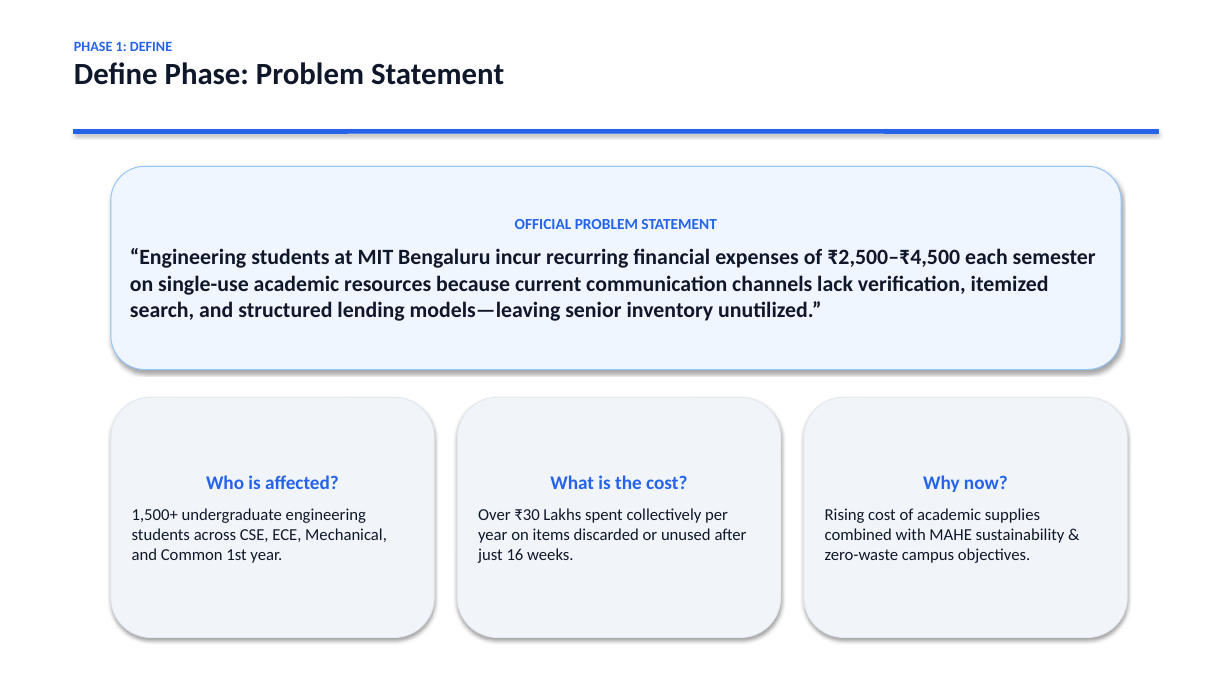
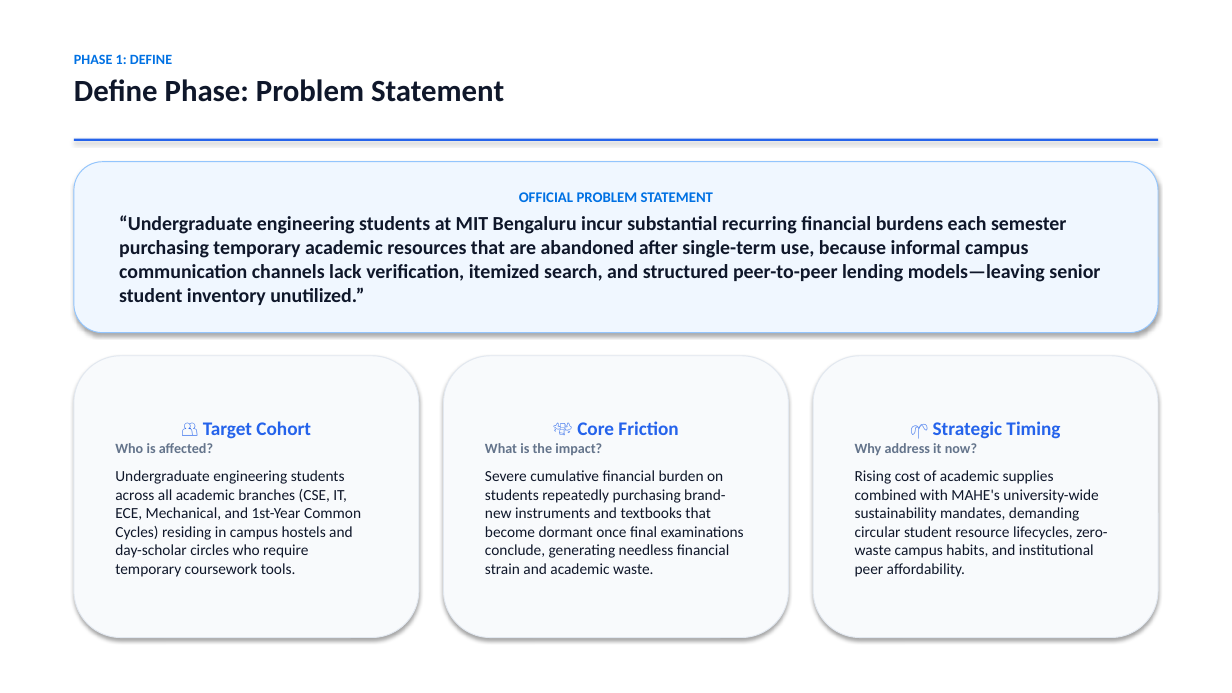
Before and after one commit to capsid85/CampusShare, a slide deck: slide 7 of Design Thinking_Presentation_Clean.pptx. Drawn at 1232x693 pixels with LibreOffice and Linux fonts; fonts in the diff are those of the drawing. Boxes give left, top, right and bottom in pixels: in the first picture for what was removed or moved away, otherwise in the second. Text is boxed around its words. In the diff, an @@ line names an element or a change of style, - is before the commit and + after.

Commit message:
refactor: optimize project structure and presentation script for 2-member team

```diff
--- a/Design Thinking_Presentation_Clean.pptx
+++ b/Design Thinking_Presentation_Clean.pptx
@@ text at [74, 54, 172, 64]: text colour #2563EB to #0071E3 in "PHASE 1: DEFINE"; more space between paragraphs @@
@@ text "PHASE 1: DEFINE": place and size @@
-text "PHASE 1: DEFINE" at [74, 41, 504, 85]
+text "PHASE 1: DEFINE" at [74, 54, 504, 102]
@@ rectangle: place and size @@
-rectangle at [74, 129, 1158, 133]
+rectangle at [74, 139, 1158, 141]
@@ rectangle at [74, 139, 1158, 141]: outline #2563EB 0.75 pt to none @@
@@ rounded rectangle "OFFICIAL PROBLEM STATEMENT": place and size @@
-rounded rectangle "OFFICIAL PROBLEM STATEMENT" at [111, 166, 1121, 370]
+rounded rectangle "OFFICIAL PROBLEM STATEMENT" at [74, 162, 1158, 333]
@@ rounded rectangle "OFFICIAL PROBLEM STATEMENT" at [74, 162, 1158, 333]: fill #EFF6FF to #F0F7FF @@
@@ text in rounded rectangle at [519, 192, 714, 202]: size 12 to 11.5 pt, text colour #2563EB to #0071E3 in "OFFICIAL PROBLEM STATEMENT"; more space between paragraphs @@
@@ text in rounded rectangle at [119, 215, 1100, 305]: text changed; size 17 to 15.5 pt @@
-“Engineering students at MIT Bengaluru incur recurring financial expenses of ₹2,500–₹4,500 each semester on single-use academic resources because current communication channels lack verification, itemized search, and structured lending models—leaving senior inventory unutilized.”
+“Undergraduate engineering students at MIT Bengaluru incur substantial recurring financial burdens each semester purchasing temporary academic resources that are abandoned after single-term use, because informal campus communication channels lack verification, itemized search, and structured peer-to-peer lending models—leaving senior student inventory unutilized.”
@@ rounded rectangle "👥 Target Cohort": place and size @@
-rounded rectangle "👥 Target Cohort" at [111, 397, 434, 638]
+rounded rectangle "👥 Target Cohort" at [74, 356, 419, 638]
@@ fill #F1F5F9 to #F8FAFC in 3 elements at [813, 356, 1158, 638], [74, 356, 419, 638], [444, 356, 788, 638] @@
@@ rounded rectangle "💸 Core Friction": place and size @@
-rounded rectangle "💸 Core Friction" at [457, 397, 781, 638]
+rounded rectangle "💸 Core Friction" at [444, 356, 788, 638]
@@ rounded rectangle "🌱 Strategic Timing": place and size @@
-rounded rectangle "🌱 Strategic Timing" at [804, 397, 1128, 638]
+rounded rectangle "🌱 Strategic Timing" at [813, 356, 1158, 638]
@@ text in rounded rectangle at [115, 443, 213, 453]: size 15 to 11 pt, text colour #2563EB to #64748B in "Who is affected?"; alignment centre to left; more space between paragraphs @@
@@ text in rounded rectangle at [203, 421, 311, 439]: paragraph added @@
+👥 Target Cohort
@@ text in rounded rectangle at [485, 421, 744, 574]: text changed; size 13 to 12 pt @@
-What is the cost?
-Over ₹30 Lakhs spent collectively per year on items discarded or unused after just 16 weeks.
+💸 Core Friction
+What is the impact?
+Severe cumulative financial burden on students repeatedly purchasing brand-new instruments and textbooks that become dormant once final examinations conclude, generating needless financial strain and academic waste.
@@ text in rounded rectangle at [855, 421, 1107, 577]: text changed; size 13 to 12 pt @@
-Why now?
-Rising cost of academic supplies combined with MAHE sustainability & zero-waste campus objectives.
+🌱 Strategic Timing
+Why address it now?
+Rising cost of academic supplies combined with MAHE's university-wide sustainability mandates, demanding circular student resource lifecycles, zero-waste campus habits, and institutional peer affordability.
@@ text in rounded rectangle at [115, 470, 361, 577]: text changed; size 13 to 12 pt @@
-1,500+ undergraduate engineering students across CSE, ECE, Mechanical, and Common 1st year.
+Undergraduate engineering students across all academic branches (CSE, IT, ECE, Mechanical, and 1st-Year Common Cycles) residing in campus hostels and day-scholar circles who require temporary coursework tools.
```
Also in this commit, not shown: 10 other slides changed, 5 slides added, 5 slides removed, 11 other files.
